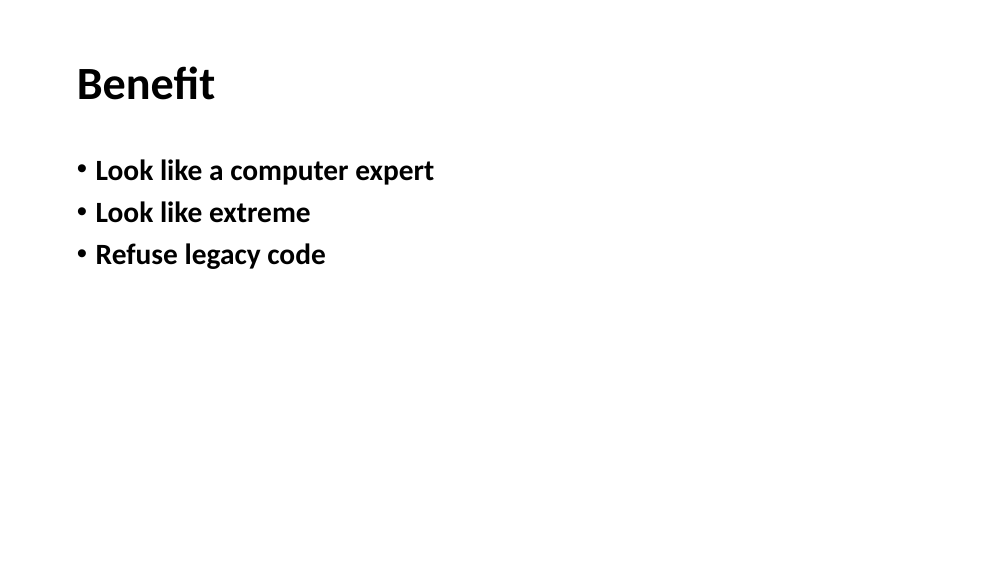
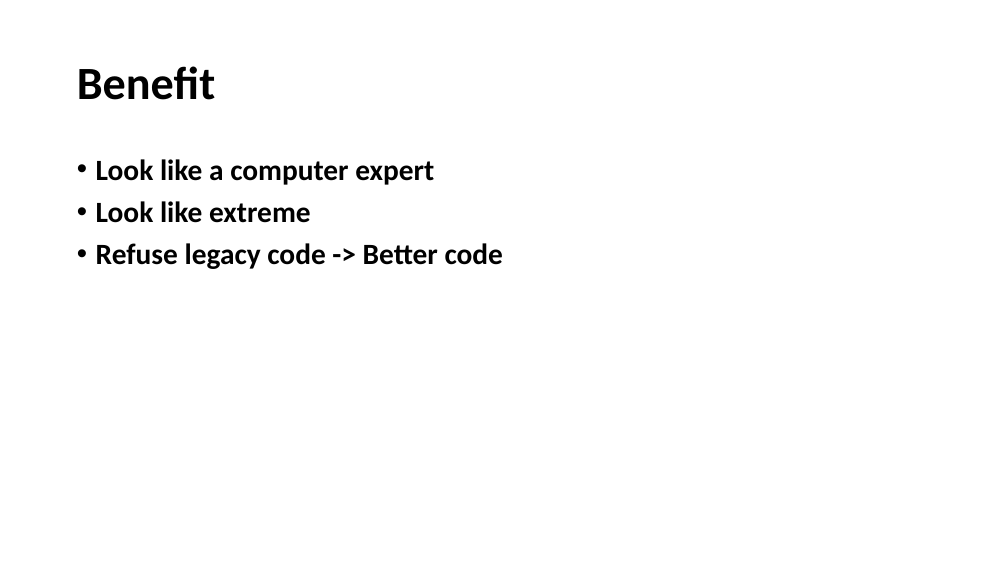
Before and after one commit to agileabc/incoming, a slide deck: slide 4 of JS Test.pptx. Drawn at 1008x567 pixels with LibreOffice and Linux fonts; fonts in the diff are those of the drawing. Boxes give left, top, right and bottom in pixels: in the first picture for what was removed or moved away, otherwise in the second. Text is boxed around its words. In the diff, an @@ line names an element or a change of style, - is before the commit and + after.

Commit message:
update.

```diff
--- a/JS Test.pptx
+++ b/JS Test.pptx
@@ text at box(96, 243, 503, 269): text changed @@
-• Refuse legacy code
+• Refuse legacy code -> Better code
```
Also in this commit, not shown: 1 other slide changed.
